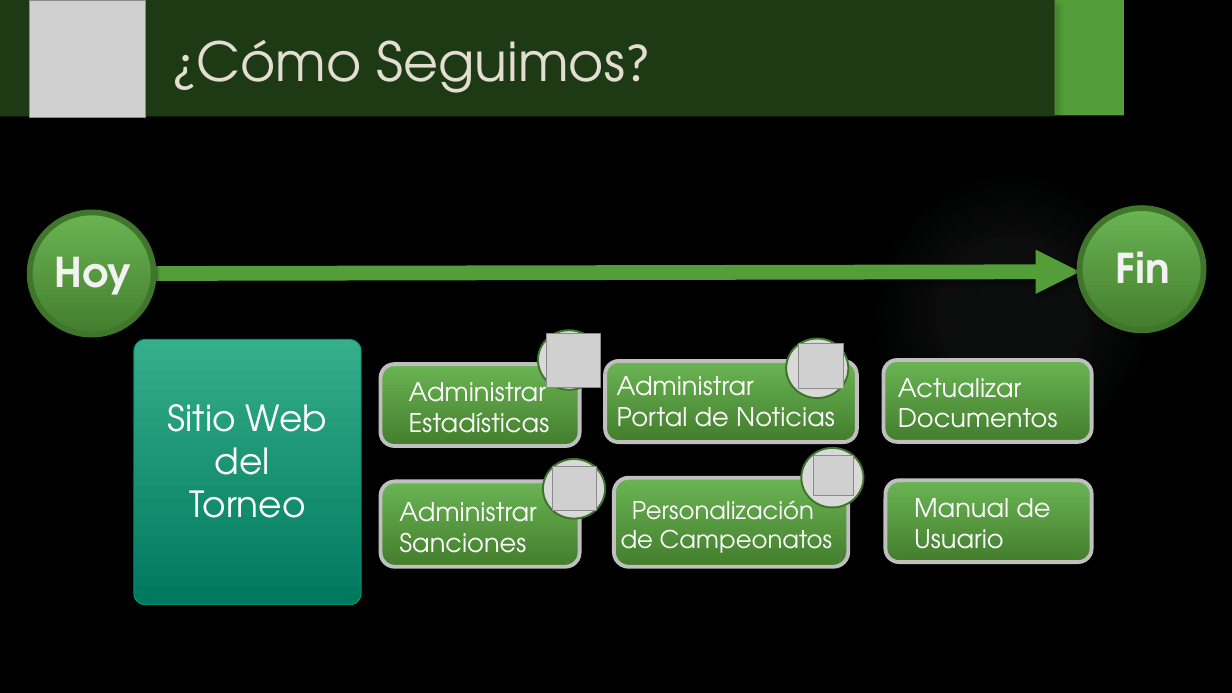
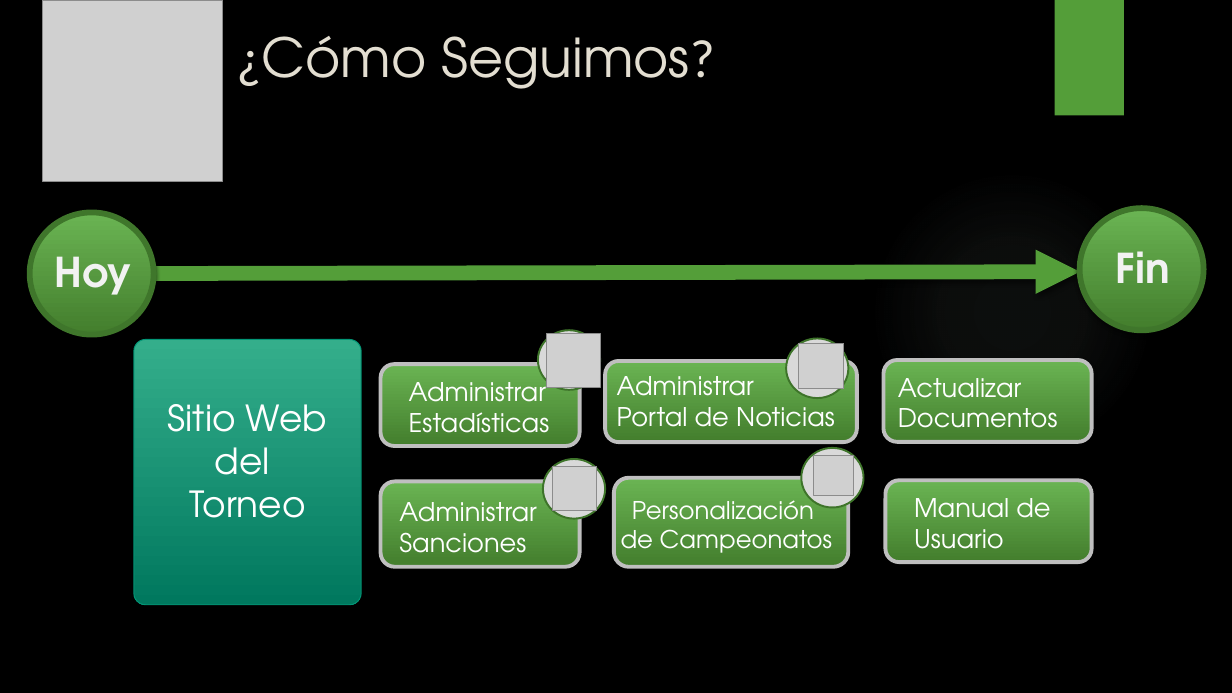
Before and after one commit to fallemand/quegolazo, a slide deck: slide 11 of Documentacion/Presentación Regularidad/Presentación Regularidad.pptx (slide 9 before the commit). Drawn at 1232x693 pixels with LibreOffice and Linux fonts; fonts in the diff are those of the drawing; grey boxes stand for pictures; background and template pictures are left out. Boxes give left, top, right and bottom in pixels: in the first picture for what was removed or moved away, otherwise in the second. Text is boxed around its words. In the diff, an @@ line names an element or a change of style, - is before the commit and + after.

```diff
--- a/Documentacion/Presentación Regularidad/Presentación Regularidad.pptx
+++ b/Documentacion/Presentación Regularidad/Presentación Regularidad.pptx
@@ rectangle removed at box(0, 0, 1055, 116) @@
@@ picture: place and size @@
-picture at box(30, 0, 146, 117)
+picture at box(43, 0, 223, 182)
@@ title "¿Cómo Seguimos?": place and size @@
-title "¿Cómo Seguimos?" at box(172, 40, 650, 93)
+title "¿Cómo Seguimos?" at box(236, 36, 714, 89)
```
Also in this commit, not shown: 2 other slides changed, 3 slides added, 1 slide removed, 33 other files.
